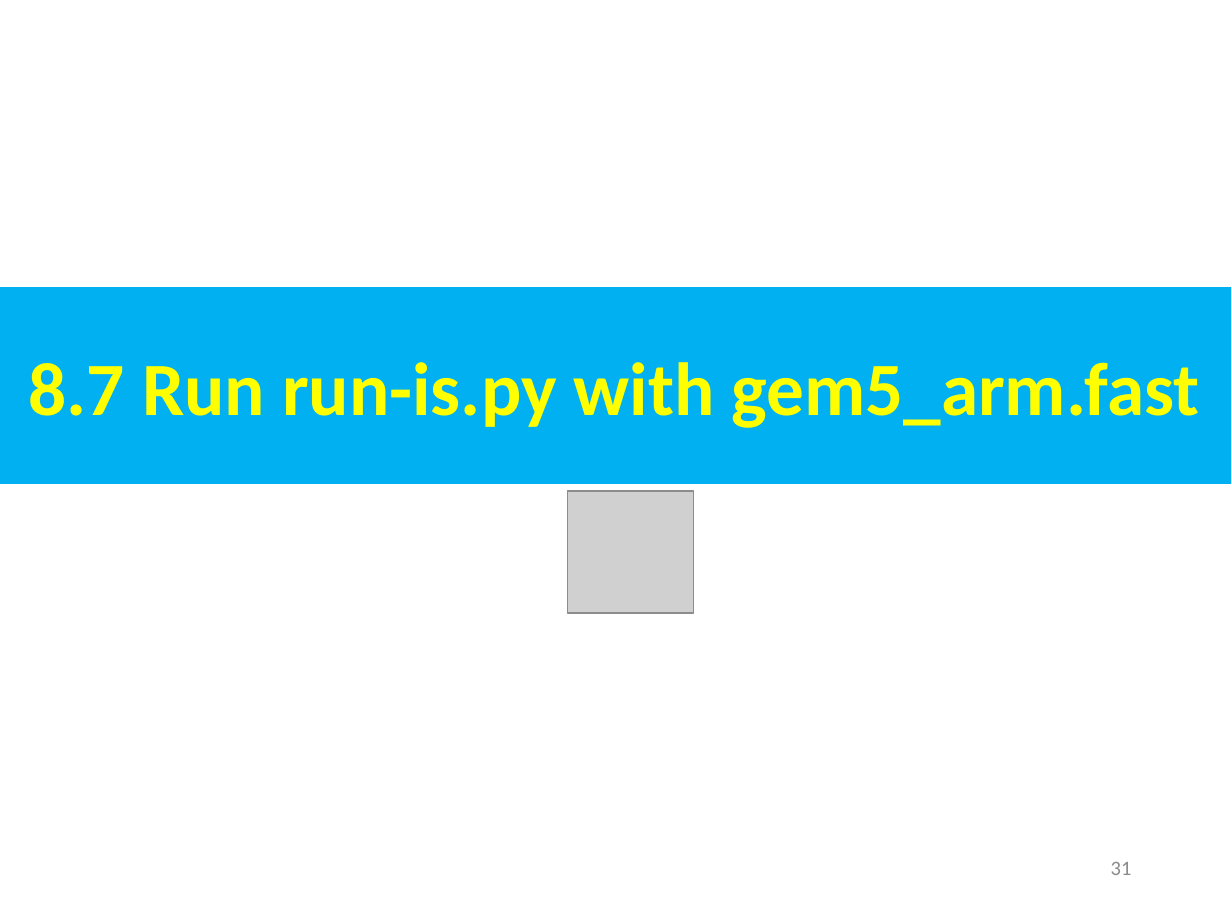
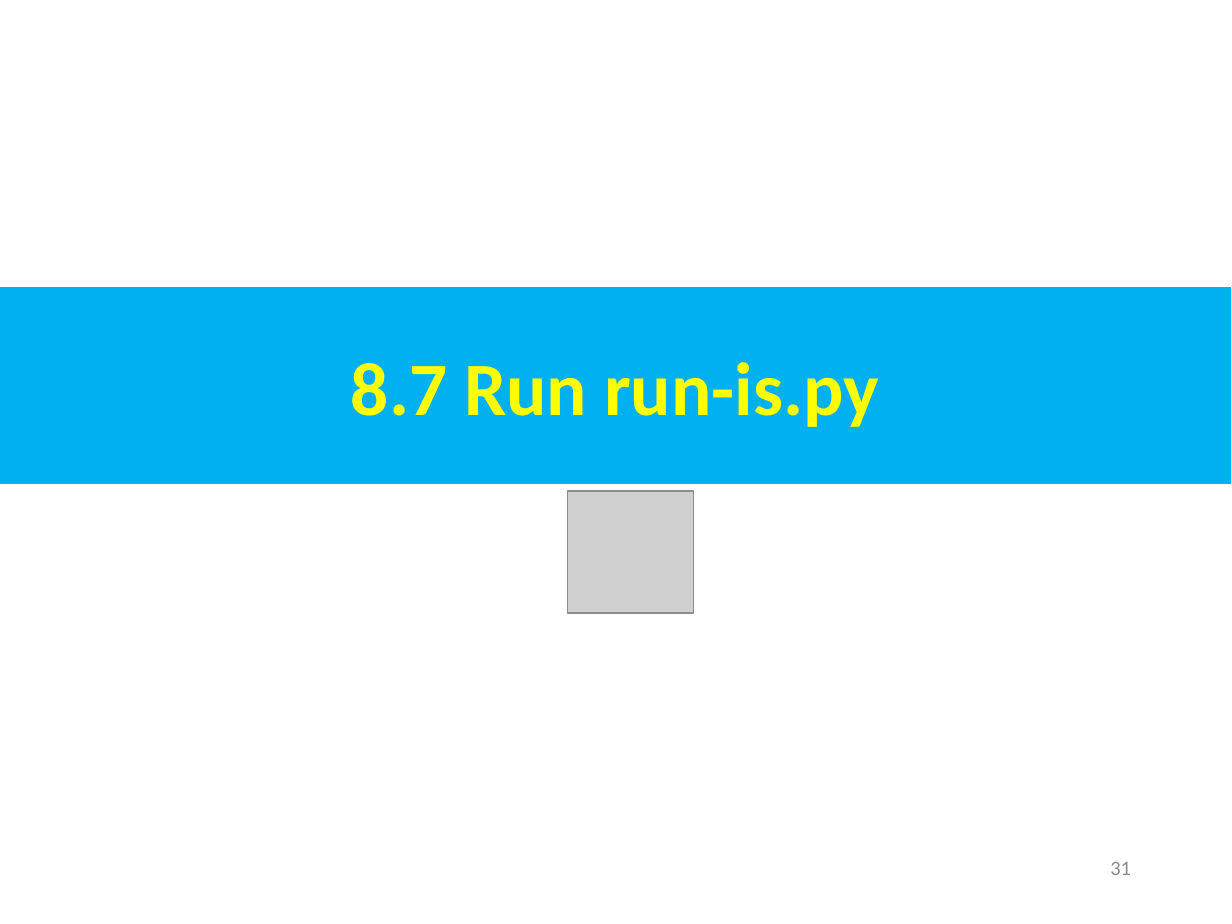
Before and after one commit to peterhchen/AIU_CS850_Gem5_McPAT, a slide deck: slide 31 of 050_Gem5/008.CacheMod/000_Video/008.CacheMod.ppt. Drawn at 1232x924 pixels with LibreOffice and Linux fonts; fonts in the diff are those of the drawing; grey boxes stand for pictures. Boxes give left, top, right and bottom in pixels: in the first picture for what was removed or moved away, otherwise in the second. Text is boxed around its words. In the diff, an @@ line names an element or a change of style, - is before the commit and + after.

```diff
--- a/050_Gem5/008.CacheMod/000_Video/008.CacheMod.ppt
+++ b/050_Gem5/008.CacheMod/000_Video/008.CacheMod.ppt
@@ text in rectangle at box(351, 362, 879, 427): text changed @@
-8.7 Run run-is.py with gem5_arm.fast
+8.7 Run run-is.py
```
Also in this commit, not shown: 3 other slides changed, 6 slides added.
